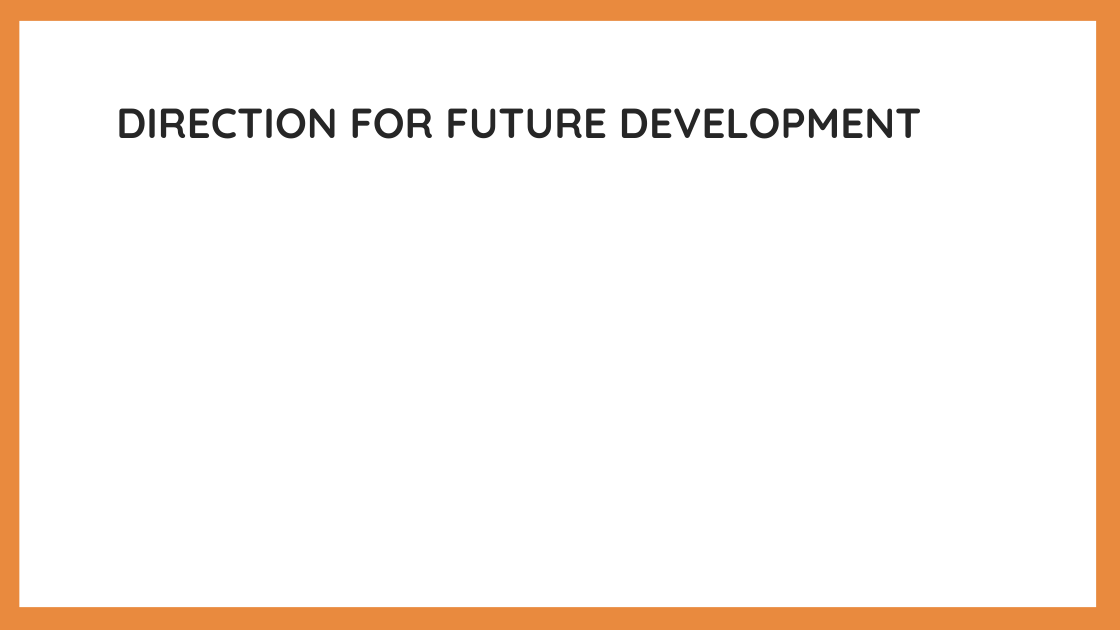
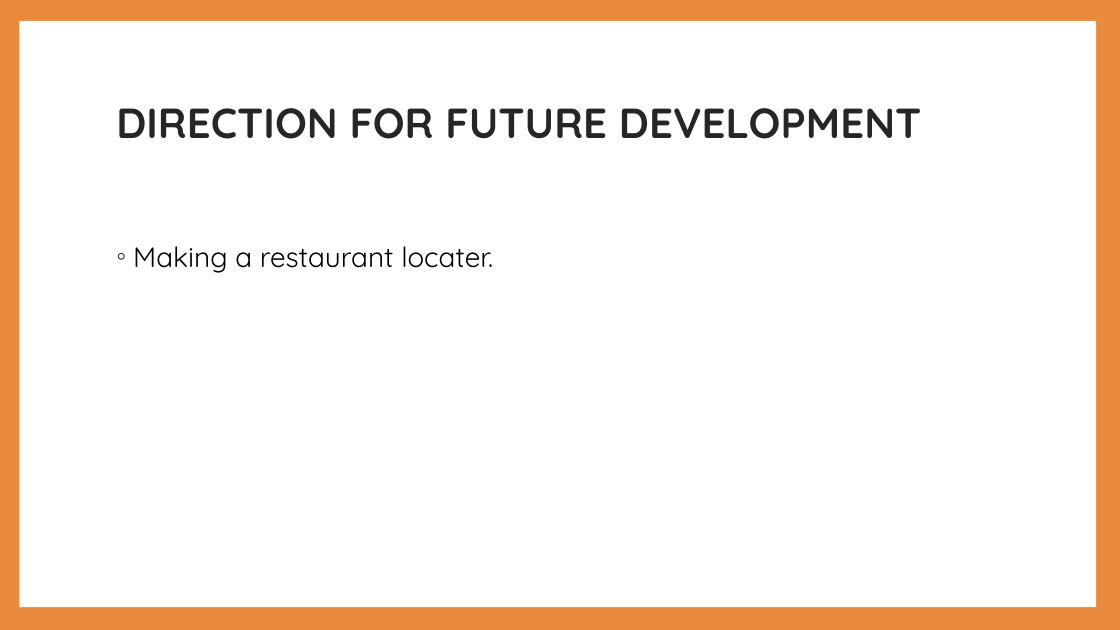
Before and after one commit to MG1982/eatUp, a slide deck: slide 9 of assets/powerpoint/eatUP Powerpoint.pptx. Drawn at 1120x630 pixels with LibreOffice and Linux fonts; fonts in the diff are those of the drawing. Boxes give left, top, right and bottom in pixels: in the first picture for what was removed or moved away, otherwise in the second. Text is boxed around its words. In the diff, an @@ line names an element or a change of style, - is before the commit and + after.

Commit message:
powerpoint - old slides

```diff
--- a/assets/powerpoint/eatUP Powerpoint.pptx
+++ b/assets/powerpoint/eatUP Powerpoint.pptx
@@ text added at [133, 246, 493, 273], 24 pt, text #000000 @@
+◦ Making a restaurant locater.
```
Also in this commit, not shown: 2 other slides changed, 2 slides added, 4 slides removed.
